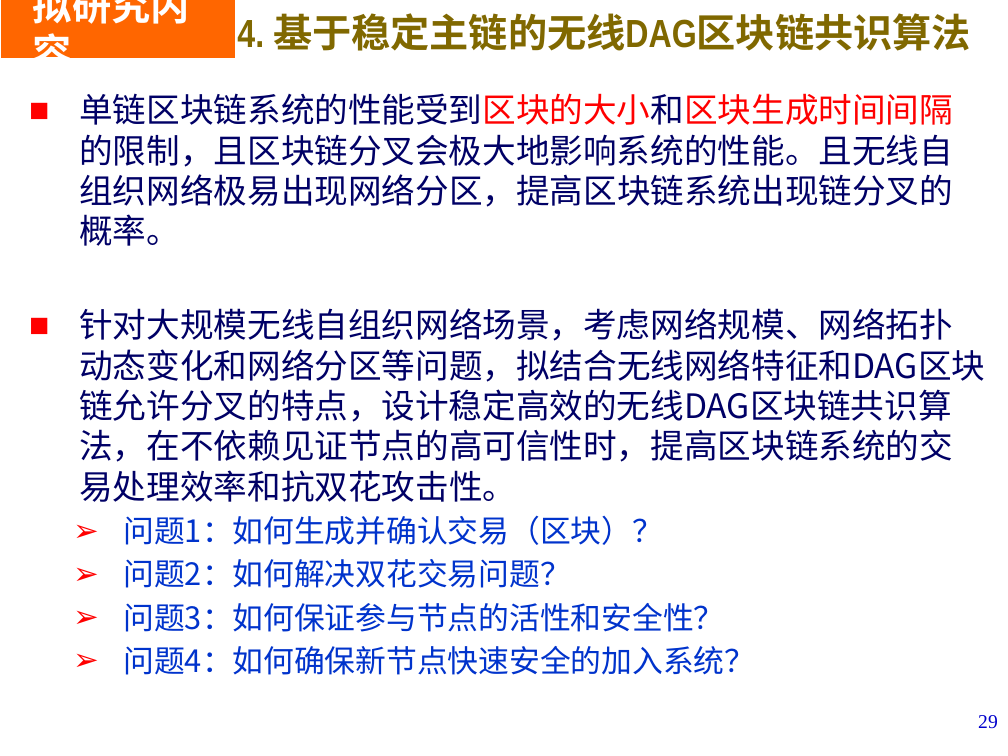
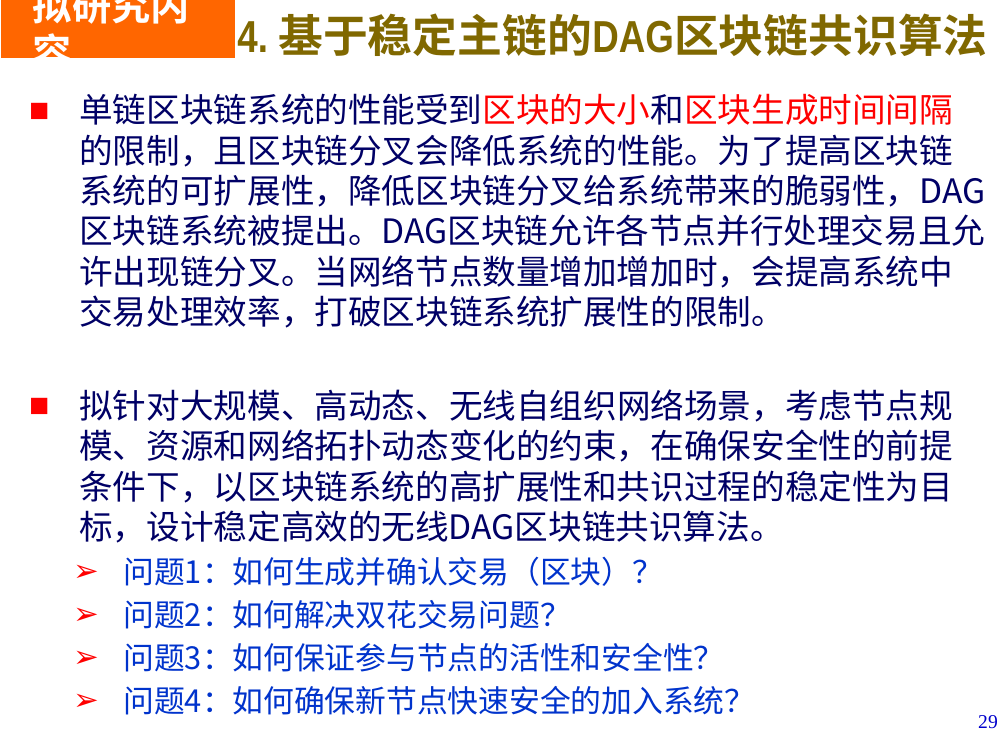
Before and after one commit to LiZhang2021/Blockchain, a slide deck: slide 29 of Doc/PHD_Papers/Thesis_Proposal/开题V2.pptx. Drawn at 1008x756 pixels with LibreOffice and Linux fonts; fonts in the diff are those of the drawing; background and template pictures are left out. Boxes give left, top, right and bottom in pixels: in the first picture for what was removed or moved away, otherwise in the second. Text is boxed around its words. In the diff, an @@ line names an element or a change of style, - is before the commit and + after.

```diff
--- a/Doc/PHD_Papers/Thesis_Proposal/开题V2.pptx
+++ b/Doc/PHD_Papers/Thesis_Proposal/开题V2.pptx
@@ text at <box>237,13,987,56</box>: text changed; size 28 to 32 pt @@
-4. 基于稳定主链的无线DAG区块链共识算法
+4. 基于稳定主链的DAG区块链共识算法
@@ text at <box>79,93,985,543</box>: text changed @@
-  ■ 单链区块链系统的性能受到区块的大小和区块生成时间间隔的限制，且区块链分叉会极大地影响系统的性能。且无线自组织网络极易出现网络分区，提高区块链系统出现链分叉的概率。
-  ■ 针对大规模无线自组织网络场景，考虑网络规模、网络拓扑动态变化和网络分区等问题，拟结合无线网络特征和DAG区块链允许分叉的特点，设计稳定高效的无线DAG区块链共识算法，在不依赖见证节点的高可信性时，提高区块链系统的交易处理效率和抗双花攻击性。
+  ■ 单链区块链系统的性能受到区块的大小和区块生成时间间隔的限制，且区块链分叉会降低系统的性能。为了提高区块链系统的可扩展性，降低区块链分叉给系统带来的脆弱性，DAG区块链系统被提出。DAG区块链允许各节点并行处理交易且允许出现链分叉。当网络节点数量增加增加时，会提高系统中交易处理效率，打破区块链系统扩展性的限制。
+  ■ 拟针对大规模、高动态、无线自组织网络场景，考虑节点规模、资源和网络拓扑动态变化的约束，在确保安全性的前提条件下，以区块链系统的高扩展性和共识过程的稳定性为目标，设计稳定高效的无线DAG区块链共识算法。
```
Also in this commit, not shown: 8 other slides changed, 5 other files.
